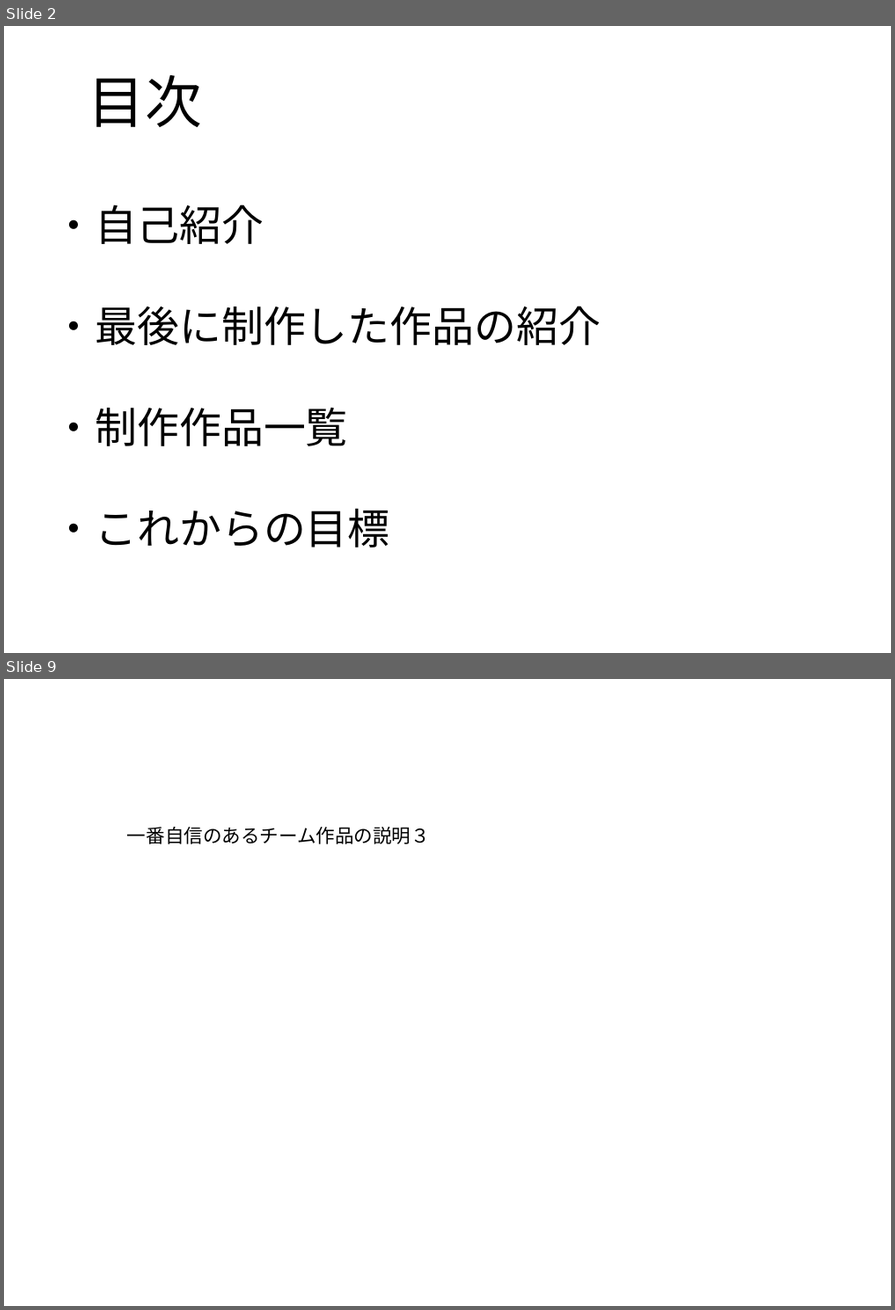
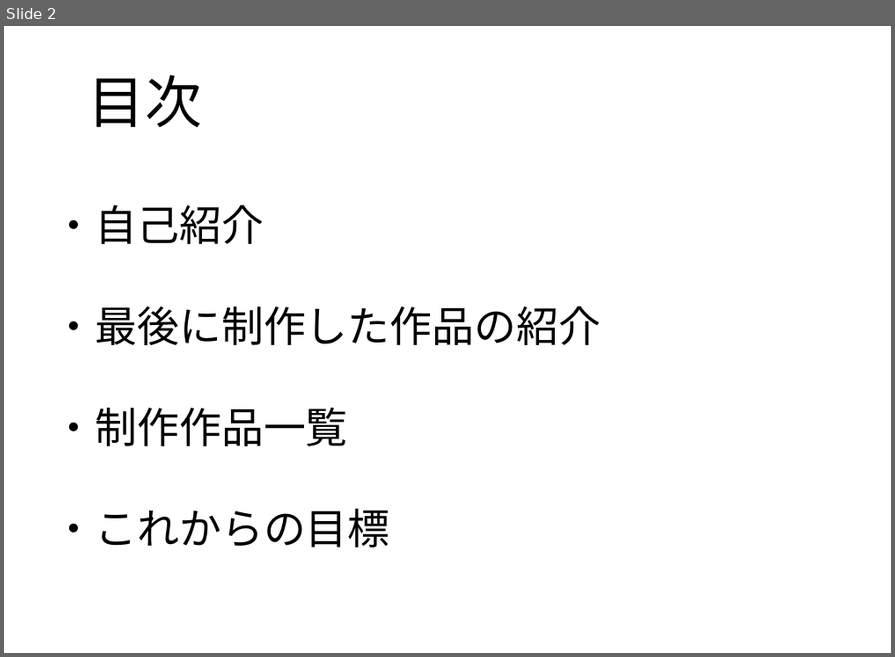
Before and after one commit to Hmmtrnt/Protfolio, a slide deck: ポートフォリオコナミ.pptx. Shown one above the other, each under a label of ours: slides 2 and 9 before the commit, slide 2 after it; the slides between them are not shown. The pictures are 895x1310 and 895x657 pixels, drawn with LibreOffice and Linux fonts; fonts in the diff are those of the drawing. Boxes give left, top, right and bottom in pixels: in the first picture for what was removed or moved away, otherwise in the second. Text is boxed around its words. In the diff, an @@ line names an element or a change of style, - is before the commit and + after.

```diff
--- a/ポートフォリオコナミ.pptx
+++ b/ポートフォリオコナミ.pptx
@@ slide 9 removed at (4, 679, 891, 1306), background #FFFFFF @@
@@ text removed at (127, 827, 430, 844) @@
-一番自信のあるチーム作品の説明３
```
Also in this commit, not shown: 6 slides changed, 4 slides added, 3 other slides removed.
